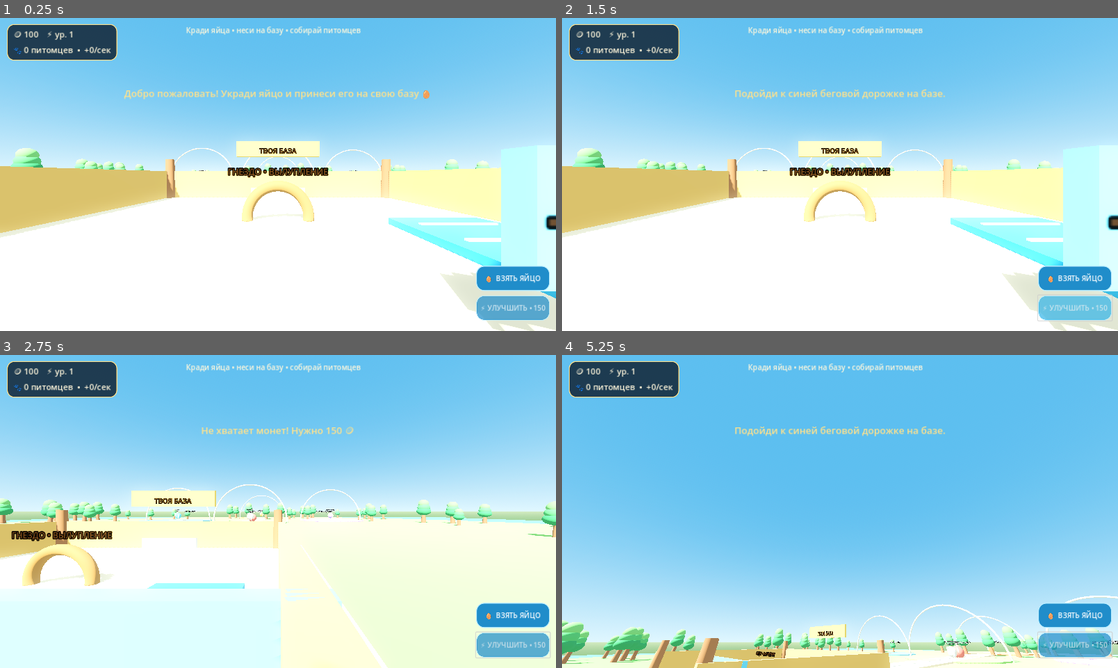
Above: before the commit, frames 1-4 (two rows, left to right).
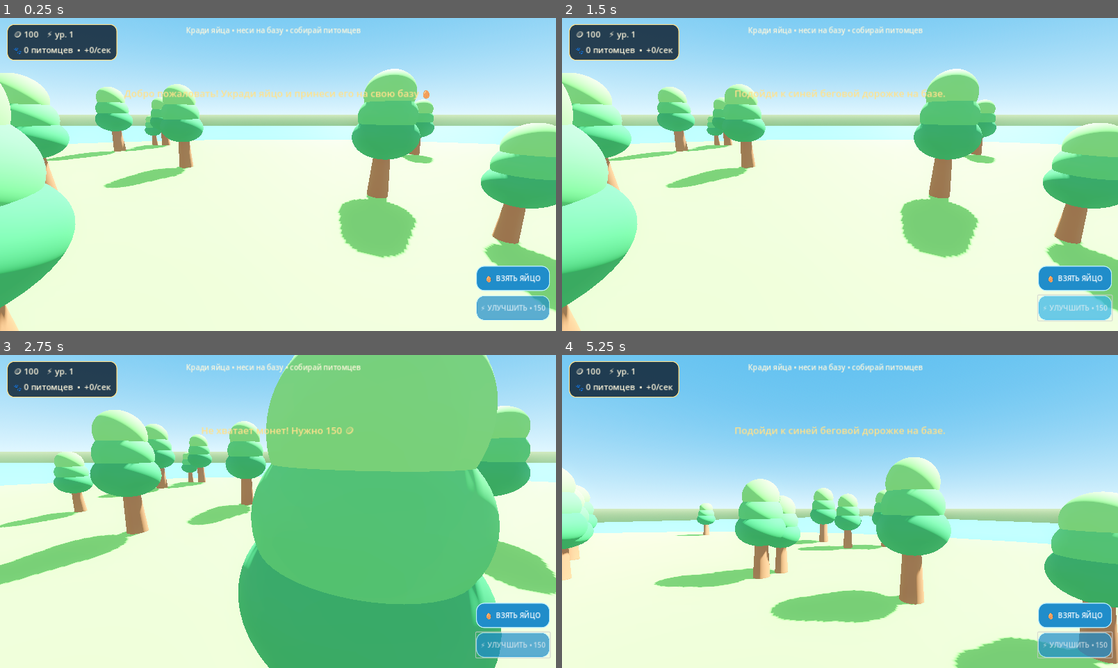
Above: after the commit, the same moments.

Repository: slavaedar12-design/posledniy-rubezh-survival
Game: Godot game, scene res://scenes/Main.tscn
Same seed, same stepped clock (60 frames per second), same inputs: the game is played once before the commit and once after it.
Inputs (mouse positions are in pixels of both pictures, inside the frame that each line leads up to):
- Up to frame 1 (0.25 s): no input
- Up to frame 2 (1.5 s): click "🥚 ВЗЯТЬ ЯЙЦО" at 0.5 s; click "⚡ УЛУЧШИТЬ • 150" at 1.25 s
- Up to frame 3 (2.75 s): tap Enter at 2 s; move the mouse to (400, 495) at 2.02 s; hold D (move_right) from 2.03 s (still down); hold Shift (sprint) from 2.03 s (still down); click (400, 495) at 2.17 s; tap Space (jump) at 2.27, 2.3, 2.57 s
- Up to frame 4 (5.25 s): release D (move_right) at 2.75 s; release Shift (sprint) at 2.75 s; drag from (728, 527) to (812, 574) at 2.77 s; move the mouse to (895, 442) at 3.52 s; hold D (move_right) 3.53-4.25 s; hold Shift (sprint) 3.53-4.25 s; click (895, 442) at 3.67 s; tap Space (jump) at 3.8, 5 s; drag from (812, 574) to (673, 464) at 4.27 s; move the mouse to (1006, 558) at 5.02 s; hold A (move_left) from 5.03 s (still down); hold Shift (sprint) from 5.03 s (still down); click (1006, 558) at 5.17 s

The runs differ from the first frame. In frame 1, 92% of the frame differs, in the area x 0-100%, y 0-100%; in frame 2, 92%; in frame 3, 91%; in frame 4, 82%.

Commit message:
Add stylized third person player controller

Diff:
--- a/scripts/player/player.gd
+++ b/scripts/player/player.gd
@@ -1,46 +1,93 @@
 extends CharacterBody3D
+
 var main
-var camera:Camera3D
-var speed=5.2
-var pitch=0.0
-var gravity=13.0
-var touch_move=Vector2.ZERO
+var camera: Camera3D
+var speed := 5.2
+var pitch := -0.18
+var gravity := 18.0
+var touch_move := Vector2.ZERO
+var visual: Node3D
 
-func _ready():
-    var col=CollisionShape3D.new()
-    var cap=CapsuleShape3D.new()
-    cap.radius=0.38
-    cap.height=1.8
-    col.shape=cap
-    col.position.y=0.9
-    add_child(col)
-    camera=Camera3D.new()
-    camera.position=Vector3(0,1.62,0)
-    camera.current=true
-    camera.fov=82
+func _ready() -> void:
+    var collision := CollisionShape3D.new()
+    var capsule := CapsuleShape3D.new()
+    capsule.radius = 0.38
+    capsule.height = 1.8
+    collision.shape = capsule
+    collision.position.y = 0.9
+    add_child(collision)
+
+    visual = Node3D.new()
+    add_child(visual)
+    var torso := MeshInstance3D.new()
+    var body := CapsuleMesh.new()
+    body.radius = 0.42
+    body.height = 1.0
+    torso.mesh = body
+    torso.material_override = _material(Color("#2586d4"))
+    torso.position.y = 0.95
+    visual.add_child(torso)
+    var head := MeshInstance3D.new()
+    var sphere := SphereMesh.new()
+    sphere.radius = 0.34
+    sphere.height = 0.68
+    head.mesh = sphere
+    head.material_override = _material(Color("#f4c99f"))
+    head.position = Vector3(0, 1.7, 0)
+    visual.add_child(head)
+    for x in [-0.13, 0.13]:
+        var eye := MeshInstance3D.new()
+        var e := SphereMesh.new()
+        e.radius = 0.045
+        eye.mesh = e
+        eye.material_override = _material(Color("#252b38"))
+        eye.position = Vector3(x, 1.74, -0.3)
+        visual.add_child(eye)
+    for x in [-0.2, 0.2]:
+        var leg := MeshInstance3D.new()
+        var l := BoxMesh.new()
+        l.size = Vector3(0.2, 0.55, 0.24)
+        leg.mesh = l
+        leg.material_override = _material(Color("#33445c"))
+        leg.position = Vector3(x, 0.28, 0)
+        visual.add_child(leg)
+
+    camera = Camera3D.new()
+    camera.position = Vector3(0, 3.0, 6.8)
+    camera.rotation_degrees = Vector3(-15, 180, 0)
+    camera.current = true
+    camera.fov = 70
     add_child(camera)
 
-func _physics_process(delta):
+func _material(color: Color) -> StandardMaterial3D:
+    var m := StandardMaterial3D.new()
+    m.albedo_color = color
+    m.roughness = 0.8
+    return m
+
+func _physics_process(delta: float) -> void:
     if not is_on_floor():
-        velocity.y-=gravity*delta
-    elif Input.is_action_just_pressed("jump"):
-        velocity.y=4.5
-    var input_dir=Input.get_vector("move_left","move_right","move_forward","move_back")+touch_move
-    input_dir=input_dir.limit_length()
-    var direction=(transform.basis*Vector3(input_dir.x,0,input_dir.y)).normalized()
-    var v=speed*(1.65 if Input.is_action_pressed("sprint") else 1.0)
-    if direction:
-        velocity.x=direction.x*v
-        velocity.z=direction.z*v
+        velocity.y -= gravity * delta
     else:
-        velocity.x=move_toward(velocity.x,0,v*7*delta)
-        velocity.z=move_toward(velocity.z,0,v*7*delta)
+        velocity.y = 0.0
+    var input_dir := Input.get_vector("move_left", "move_right", "move_forward", "move_back") + touch_move
+    input_dir = input_dir.limit_length()
+    var direction := (transform.basis * Vector3(input_dir.x, 0, input_dir.y)).normalized()
+    if direction.length() > 0.05:
+        velocity.x = direction.x * speed
+        velocity.z = direction.z * speed
+        var target_angle := atan2(direction.x, direction.z)
+        visual.rotation.y = lerp_angle(visual.rotation.y, target_angle, delta * 10.0)
+    else:
+        velocity.x = move_toward(velocity.x, 0, speed * 8.0 * delta)
+        velocity.z = move_toward(velocity.z, 0, speed * 8.0 * delta)
     move_and_slide()
+    camera.position = camera.position.lerp(Vector3(0, 3.0, 6.8), delta * 5.0)
 
-func rotate_camera(relative:Vector2):
-    rotate_y(-relative.x*0.0025)
-    pitch=clampf(pitch-relative.y*0.0025,-1.45,1.45)
-    camera.rotation.x=pitch
+func rotate_camera(relative: Vector2) -> void:
+    rotate_y(-relative.x * 0.003)
+    pitch = clampf(pitch - relative.y * 0.002, -0.45, 0.25)
+    camera.rotation.x = deg_to_rad(-15) + pitch
 
-func set_touch_move(v:Vector2):
-    touch_move=v
+func set_touch_move(value: Vector2) -> void:
+    touch_move = value.limit_length(1.0)
